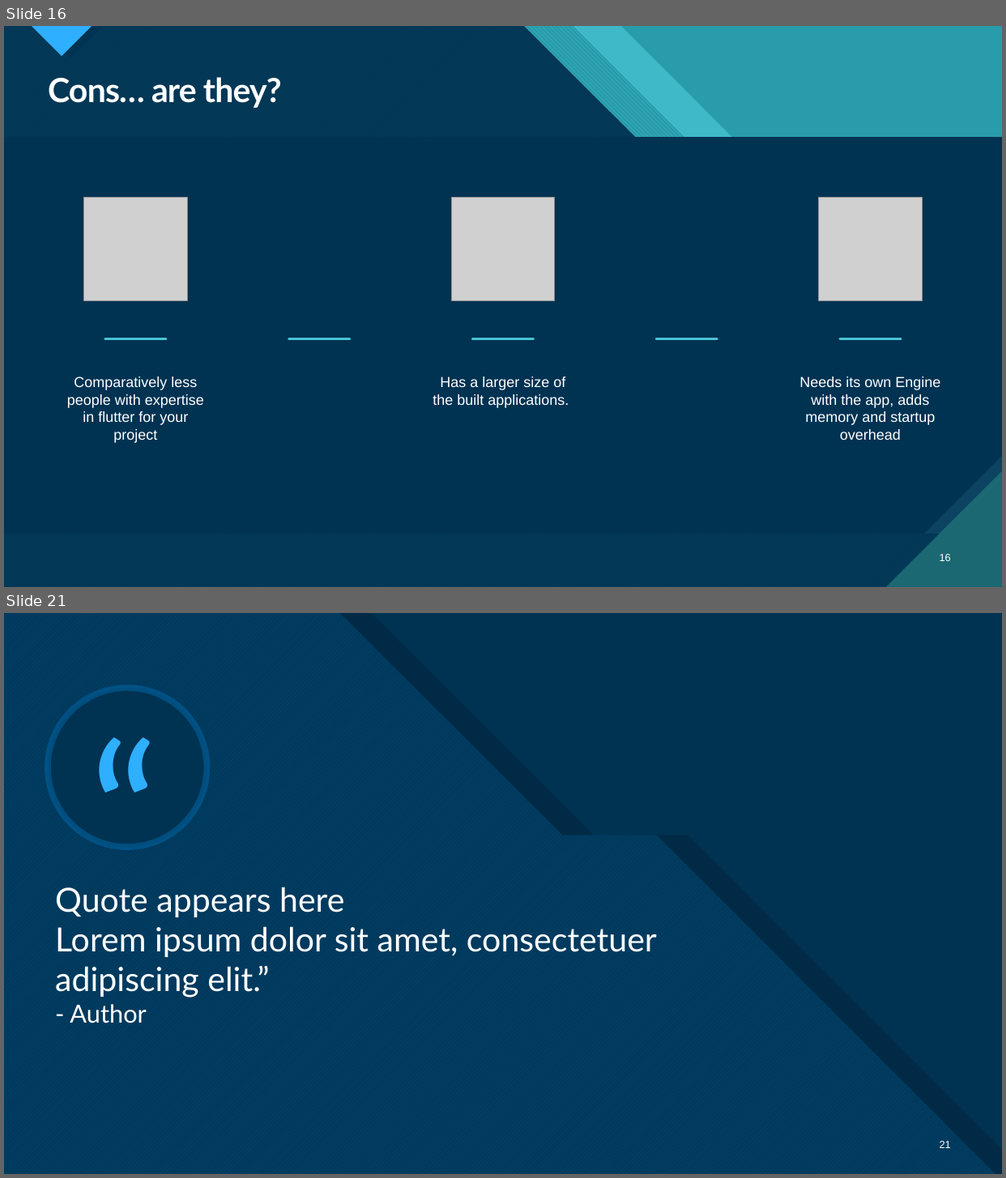
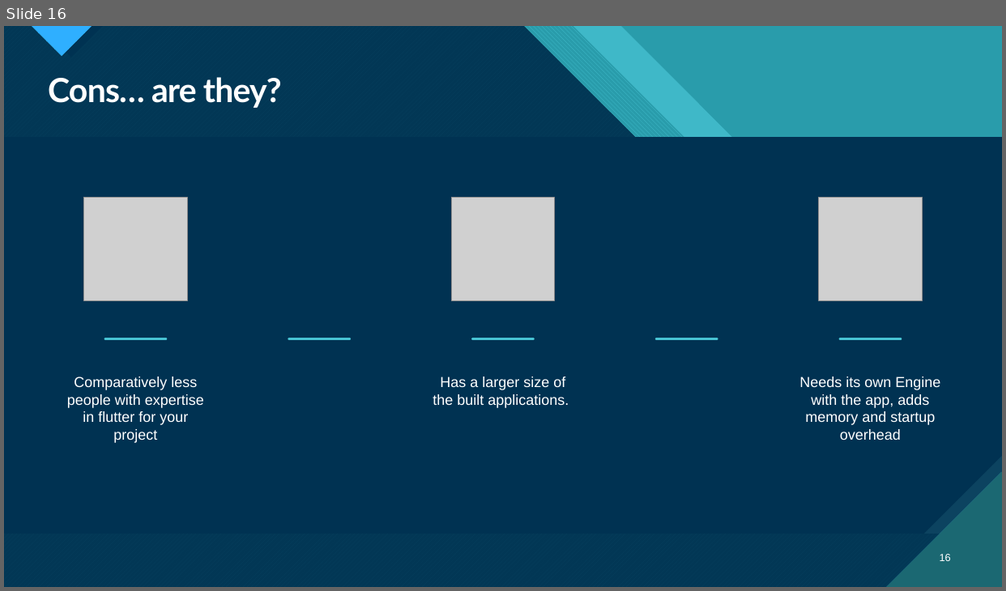
Before and after one commit to PratyayDhond/IT-3rd-year-notes, a slide deck: Seminar/Native Application Development Using Flutter.pptx. Shown one above the other, each under a label of ours: slides 16 and 21 before the commit, slide 16 after it; the slides between them are not shown. The pictures are 1006x1178 and 1006x591 pixels, drawn with LibreOffice and Linux fonts; fonts in the diff are those of the drawing; grey boxes stand for pictures. Boxes give left, top, right and bottom in pixels: in the first picture for what was removed or moved away, otherwise in the second. Text is boxed around its words. In the diff, an @@ line names an element or a change of style, - is before the commit and + after.

```diff
--- a/Seminar/Native Application Development Using Flutter.pptx
+++ b/Seminar/Native Application Development Using Flutter.pptx
@@ slide 21 removed at (4,613,1002,1174), background #FFFFFF; not listed: 9 template elements that a slide beside it also shows @@
@@ rectangle removed at (4,613,1002,1174) @@
@@ freeform shape removed at (4,613,996,1174) @@
@@ freeform shape removed at (4,613,1002,1174) @@
@@ freeform shape removed at (35,613,1002,1174) @@
@@ ellipse removed at (48,688,206,847) @@
@@ text removed at (83,688,165,923) @@
-“
@@ title removed at (55,887,657,1024) @@
-Quote appears here
-Lorem ipsum dolor sit amet, consectetuer adipiscing elit.”
-- Author
@@ page number removed at (940,1141,951,1148) @@
-21
```
Also in this commit, not shown: 1 slide changed, 3 slides added, 6 other slides removed.
